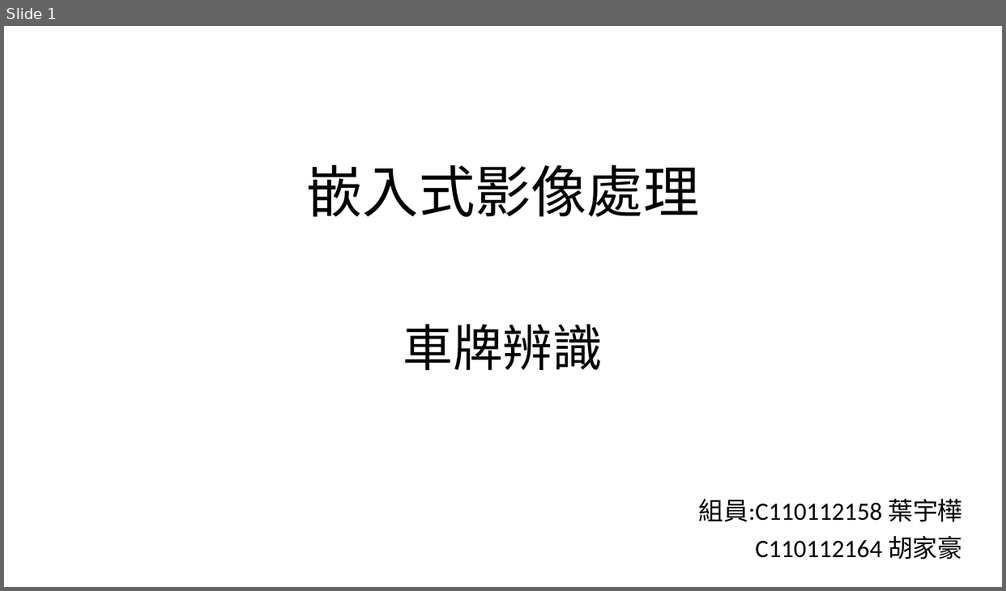
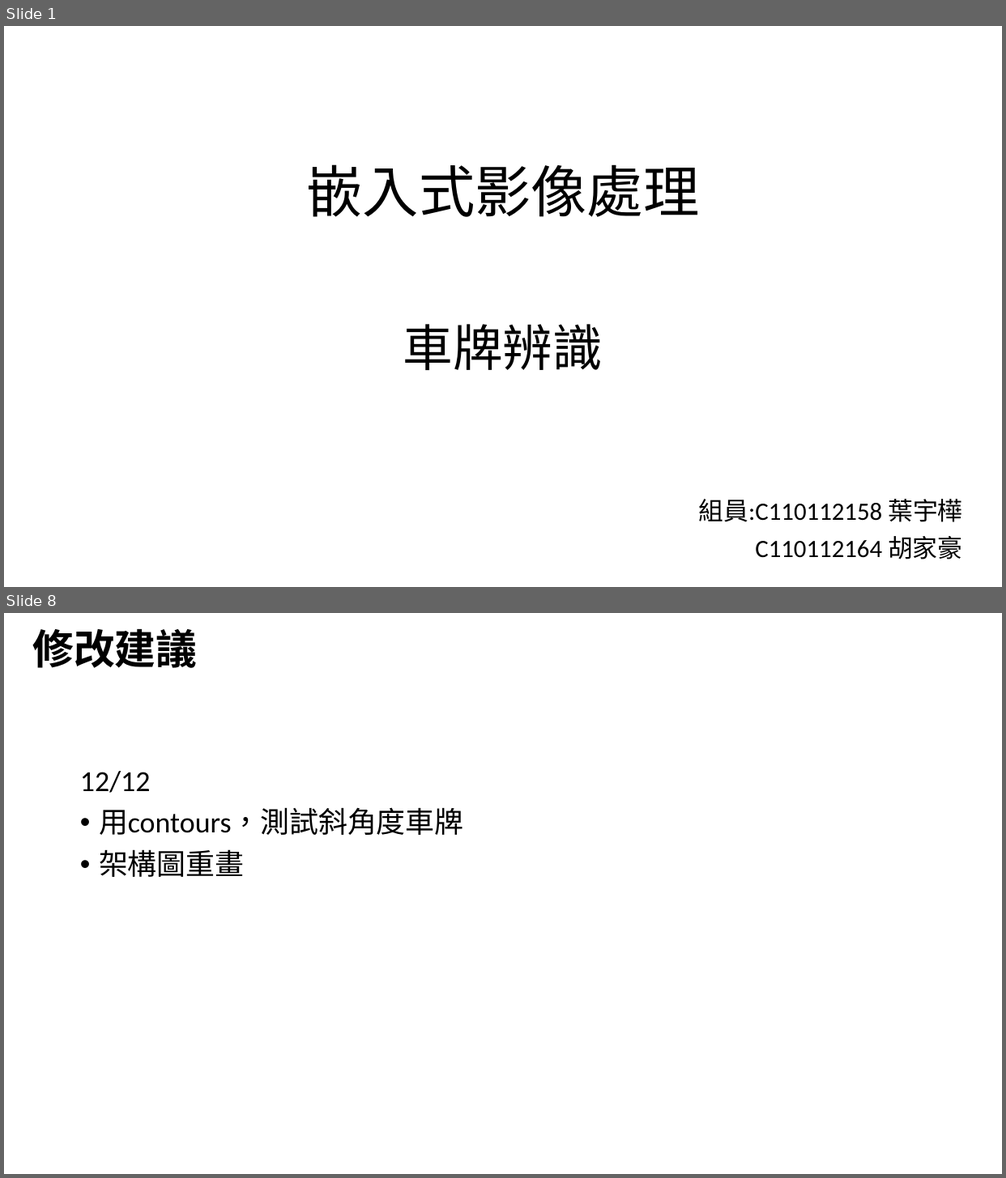
Before and after one commit to Koukya/Embedded-Image-Processing, a slide deck: 車牌辨識.pptx. Shown one above the other, each under a label of ours: slide 1 before the commit, slides 1 and 8 after it; the slides between them are not shown. The pictures are 1006x591 and 1006x1178 pixels, drawn with LibreOffice and Linux fonts; fonts in the diff are those of the drawing. Boxes give left, top, right and bottom in pixels: in the first picture for what was removed or moved away, otherwise in the second. Text is boxed around its words. In the diff, an @@ line names an element or a change of style, - is before the commit and + after.

```diff
--- a/車牌辨識.pptx
+++ b/車牌辨識.pptx
@@ slide 8 added at (4, 613, 1002, 1174), background #FFFFFF @@
@@ title added at (32, 629, 197, 668), 39.6 pt, text #000000, bold @@
+修改建議
@@ text added at (80, 771, 464, 877), 28 pt, text #000000 @@
+12/12
+• 用contours，測試斜角度車牌
+• 架構圖重畫
```
Also in this commit, not shown: 3 slides changed, 3 other slides added.
